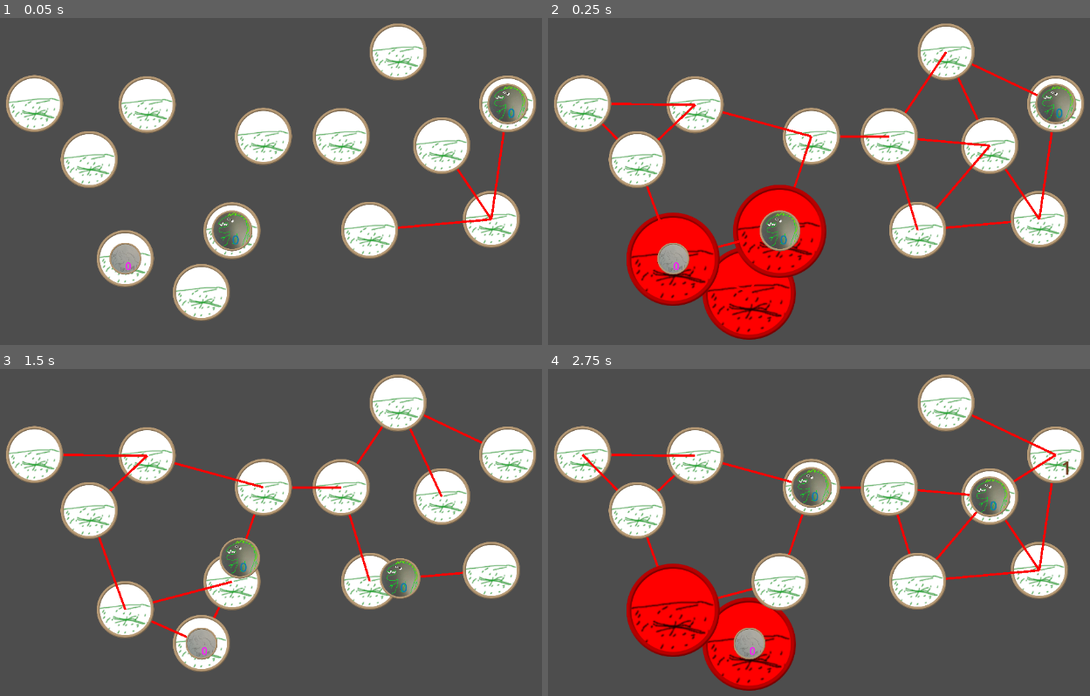
Above: before the commit, frames 1-4 (two rows, left to right).
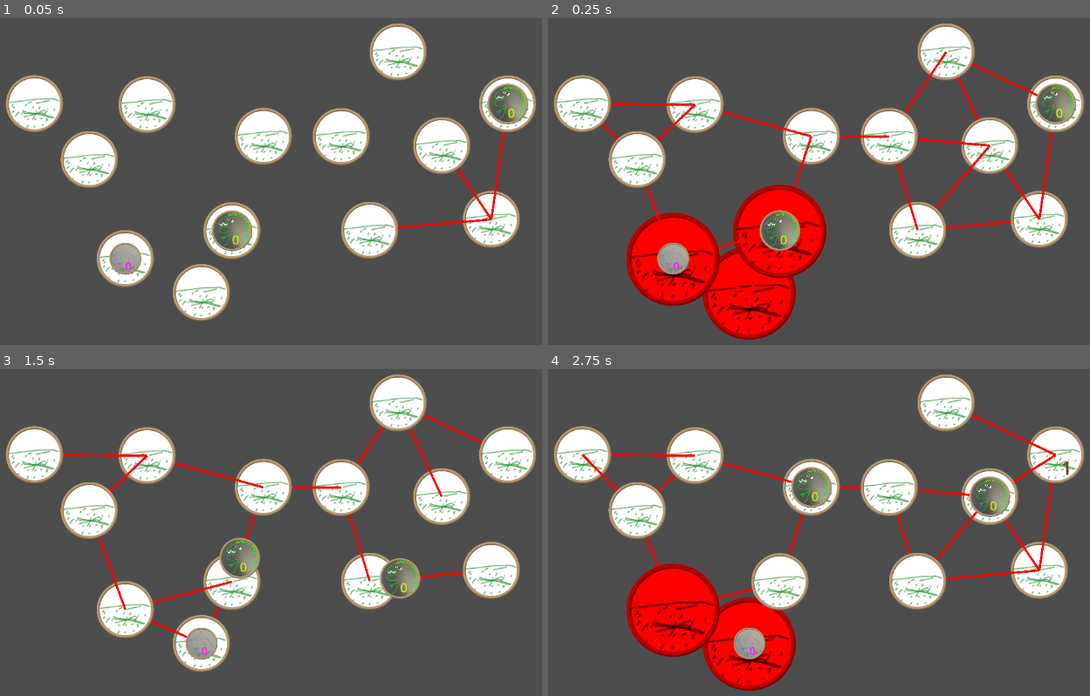
Above: after the commit, the same moments.

Repository: niebarkol/dinozaury
Game: Godot game, scene res://sceny/poziom.tscn
Same seed, same stepped clock (60 frames per second), same inputs: the game is played once before the commit and once after it.
Inputs (mouse positions are in pixels of both pictures, inside the frame that each line leads up to):
- Up to frame 1 (0.05 s): no input
- Up to frame 2 (0.25 s): no input
- Up to frame 3 (1.5 s): click (200, 643) at 0.52 s; click (200, 643) at 1.27 s
- Up to frame 4 (2.75 s): click (748, 643) at 2.02 s

The runs differ from the first frame. In frame 1, less than 0.1% of the frame differs, in the area x 42-96%, y 27-70%; in frame 2, less than 0.1%; in frame 3, less than 0.1%; in frame 4, less than 0.1%.

Commit message:
nawet nwm co, idę spać

Diff:
--- a/sceny/player.gd
+++ b/sceny/player.gd
@@ -10,4 +10,5 @@
 		klikable.get_node("AlertKliknięcia").visible = true
 		klikable.get_node("AlertKliknięcia").disabled = false
 		klickables.append(klikable)
+	aktualne_siedlisko.queue_redraw()
 	return klickables
--- a/sceny/poziom.gd
+++ b/sceny/poziom.gd
@@ -33,11 +33,16 @@
 			await get_tree().process_frame
 			leże.wylosuj_zdobycz()
 			leże.nawiąż_połączenie()
+			leże.queue_redraw()
 			leże.klikalny = true
 			leże.kliknięto.connect(nowa_tura)
 
 
 	klickables = $Player.przetwórz_klickables()
+
+	for leże in $Siedliska.get_children():
+		if leże is Siedlisko:
+			leże.queue_redraw()
 
 
 
@@ -96,6 +101,8 @@
 
 	await get_tree().process_frame
 	klickables = $Player.przetwórz_klickables()
+	for siedlisko in $Siedliska.get_children():
+		siedlisko.queue_redraw()
 
 func przesuń_dinozaura(dino: Dinozaur, leże: Siedlisko):
 	if leże == null:
